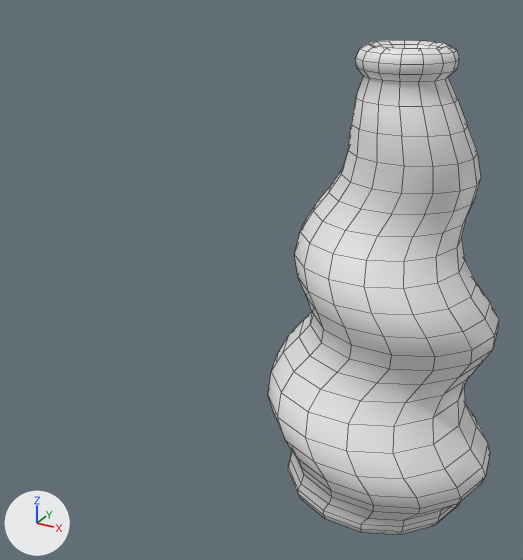
What one commit did to the FBX model Assets/Models/vase2.fbx.
Rendered twice from a camera (50 mm lens) standing at (4.79, -5.55, 4.63) and looking at (1.74, 0.0, 1.85). Every picture has the same lights, and +X, +Y and +Z are marked at lower left. Mesh edges are drawn as thin lines.
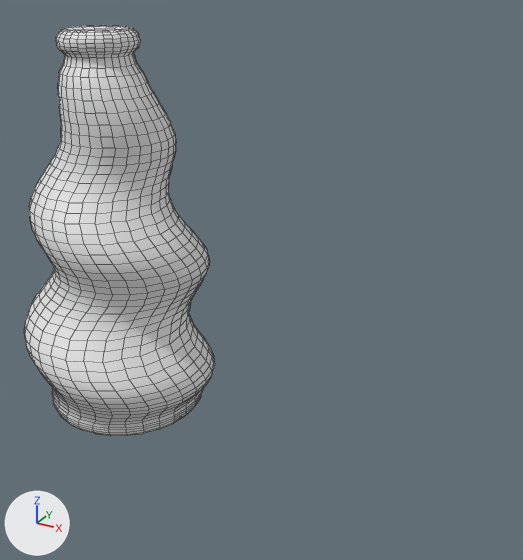
The change, as JSON lines over the scene's bpy script:
```json
{"block": "me_circle_010", "where": "# used by ob_circle_025; location = (3.0, 0.0, 0.0)"}
{"op": "remove", "block": "me_circle_010", "code": "me_circle_010.from_pydata(...)  # 465 vertices, 450 faces; spans x -1.03..1.04, y -1.05..1.0, z 0.0..4.06"}
{"op": "add", "block": "me_circle_010", "code": "me_circle_010.from_pydata(...)  # 1740 vertices, 1710 faces; spans x -1.03..1.04, y -1.07..1.0, z 0.0..4.06"}
{"block": "me_circle_010", "change": "me_circle_010 part 1: 1275 vertices added at x -1.03..1.04, y -1.07..0.99, z 0.05..4.06"}
{"block": "me_circle_010", "change": "me_circle_010 part 2: the surface is now shaded flat"}
{"op": "set", "path": "ob_circle_038.location", "old": "(3.0, 0.0, 0.0)", "new": "(0.0, 0.0, 0.0)"}
{"op": "set", "path": "ob_circle_025.location", "old": "(3.0, 0.0, 0.0)", "new": "(0.0, 0.0, 0.0)"}
```

Location of each change, [x1, y1, x2, y2] in pixels of the pictures (523 x 560 px):
```json
{"object": "Circle.025", "change": "reshaped, moved", "before": [268, 40, 499, 535], "after": [24, 26, 215, 436], "on screen": "17% narrower, 17% shorter"}
{"object": "Circle.038", "change": "moved", "before": [378, 44, 440, 49], "after": [77, 28, 122, 31]}
{"part": 1, "of": "me_circle_010", "change": "added", "after": [24, 26, 215, 436]}
```
